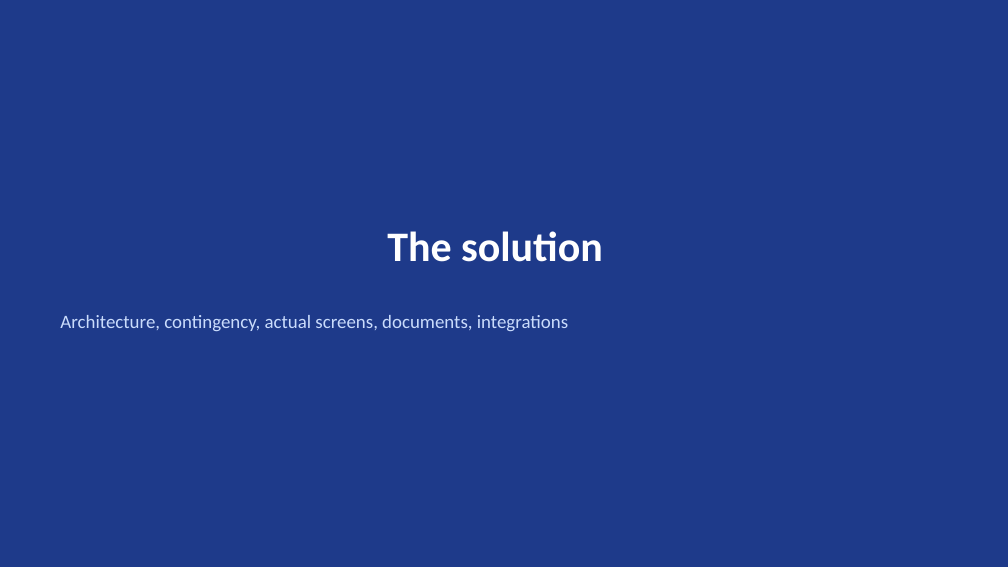
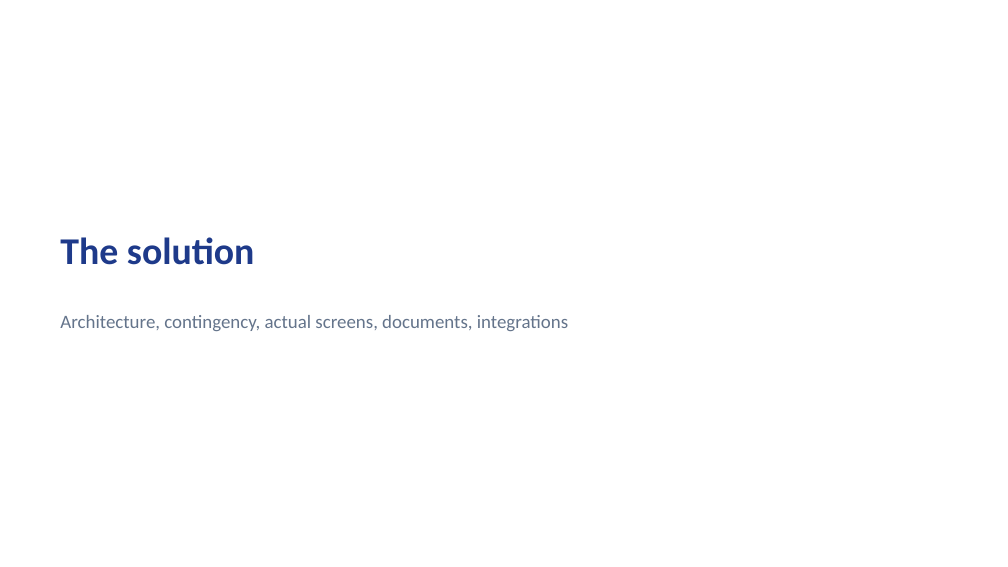
Before and after one commit to dhanaah/ais-assettrack, a slide deck: slide 10 of docs/AIS_AssetTrack_Management_Approval.pptx. Drawn at 1008x567 pixels with LibreOffice and Linux fonts; fonts in the diff are those of the drawing; background and template pictures are left out. Boxes give left, top, right and bottom in pixels: in the first picture for what was removed or moved away, otherwise in the second. Text is boxed around its words. In the diff, an @@ line names an element or a change of style, - is before the commit and + after.

```diff
--- a/docs/AIS_AssetTrack_Management_Approval.pptx
+++ b/docs/AIS_AssetTrack_Management_Approval.pptx
@@ background #1E3A8A to #FFFFFF @@
@@ title "The solution": place and size @@
-title "The solution" at bbox=[387, 231, 603, 262]
+title "The solution" at bbox=[60, 237, 255, 265]
@@ title "The solution" at bbox=[60, 237, 255, 265]: size 40 to 36 pt, text colour #FFFFFF to #1E3A8A; alignment centre to left @@
@@ text "Architecture, contingency, actual screens, documents, ..." at bbox=[60, 315, 568, 331]: text colour #CADCFC to #64748B @@
```
Also in this commit, not shown: 5 other slides changed, 3 slides added.
